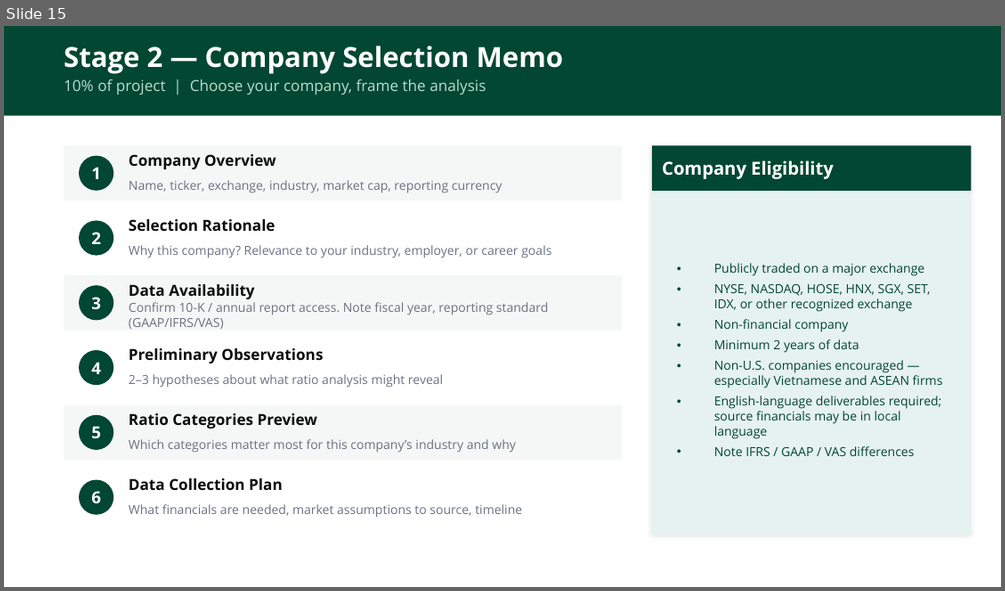
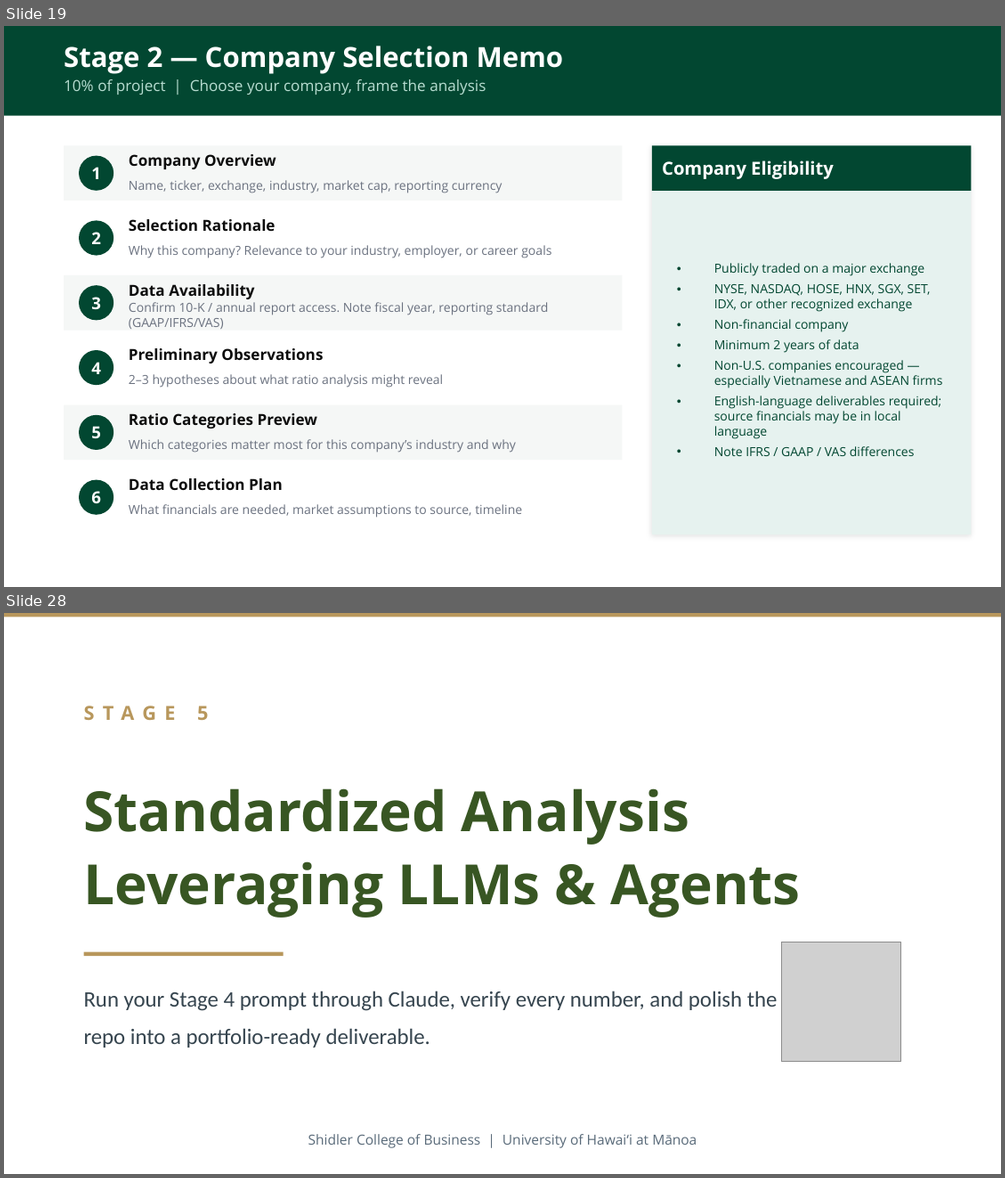
Before and after one commit to adamwstauffer/shidler, a slide deck: courses/BUS-629-VEMBA-International-Corporate-Finance/BUS629_AI_Ratios_Project.pptx. Shown one above the other, each under a label of ours: slide 15 before the commit, slides 19 and 28 after it; the slides between them are not shown. The pictures are 1005x591 and 1005x1178 pixels, drawn with LibreOffice and Linux fonts; fonts in the diff are those of the drawing; grey boxes stand for pictures. Boxes give left, top, right and bottom in pixels: in the first picture for what was removed or moved away, otherwise in the second. Text is boxed around its words. In the diff, an @@ line names an element or a change of style, - is before the commit and + after.

```diff
--- a/courses/BUS-629-VEMBA-International-Corporate-Finance/BUS629_AI_Ratios_Project.pptx
+++ b/courses/BUS-629-VEMBA-International-Corporate-Finance/BUS629_AI_Ratios_Project.pptx
@@ slide 28 added at <box>4,613,1001,1174</box>, background #FFFFFF @@
@@ rectangle added at <box>4,613,1001,617</box>, fill #B8975C @@
@@ text added at <box>197,706,208,720</box>, 14 pt, text #B8975C, bold @@
+STAGE 5
@@ text added at <box>84,788,800,917</box>, 40 pt, text #385723, bold @@
+Standardized Analysis Leveraging LLMs & Agents
@@ rectangle added at <box>84,952,283,956</box>, fill #B8975C @@
@@ picture added at <box>782,942,901,1062</box> @@
@@ text added at <box>84,990,777,1047</box>, 16 pt, text #36454F @@
+Run your Stage 4 prompt through Claude, verify every number, and polish the repo into a portfolio-ready deliverable.
@@ text added at <box>308,1134,696,1148</box>, 10 pt, text #5A6B7A @@
+Shidler College of Business | University of Hawaiʻi at Mānoa
@@ what was slide 15 is now slide 19 @@
```
Also in this commit, not shown: 6 slides changed, 29 other slides added, 1 slide removed.
